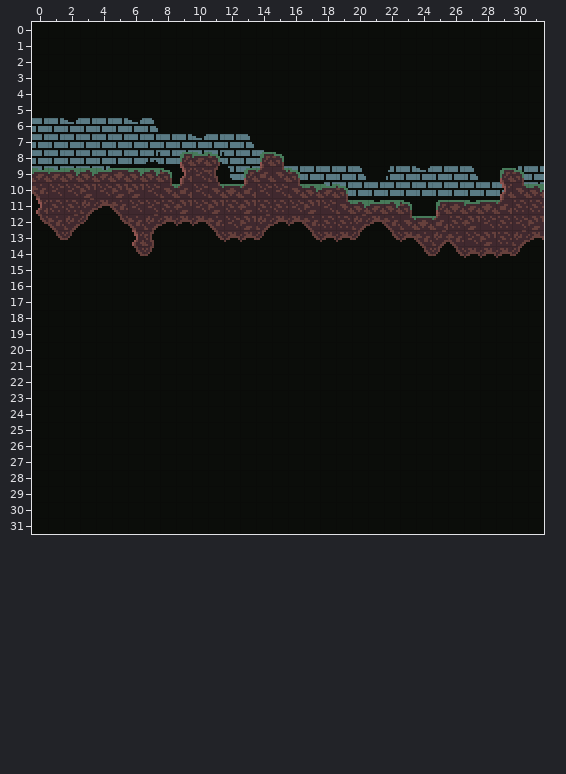
One commit to this Tiled map: maps/levels/level1.tmx. This is how it looked before the edit.
Cells are 8x8 px. Shown: x 0..31, y 0..31.
After:
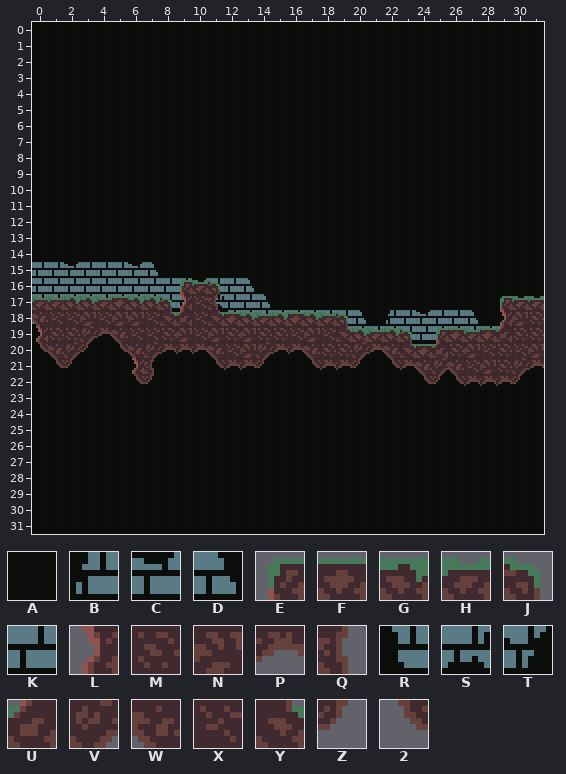
Key: from "bg": A 0, B 1, C 2, D 3, E 4, F 5, G 6, H 7, J 8, K 34, L 36, M 37, N 38, P 39, Q 40, R 65, S 66, T 67, U 68, V 69, W 70, X 71, Y 72, Z 101, 2 102.
_ is an empty cell, # one hidden under a higher layer.
Tiles replaced or removed in this view: 2, A, B, C, D, E, F, G, H, J, K, L, M, N, P, Q, R, S, T, U, V, W, X, Y, Z.
The edit:
Changed rows in their new state; . is an unchanged cell.
Layer "bg":
first column x 0:
 6 AAAAAAAA........................
 7 AAAAAAAAAAAAAA..................
 8 AAAAAAAAAAAAAAA.................
 9 AAAAA.......AAAAAAAAA.AAAAAA..AA
10 ..................AAAAAAAAAAAAAA
first column x 0:
15 KKCKKKCD........................
16 KKKKKKKKKKCKKD..................
17 KKKKKKKSKK#SKKD.................
18 K####.......RKKKKKKKD.BKCKKD..##
19 ..................#KKKKKKKKKKK##
Layer "ground":
first column x 0:
 8 .........___..__................
 9 ____________.____............__.
10 ____________________.........___
11 ________________________._______
12 ____.___________________________
13 .__...__...____..____.__________
14 ......__................_______.
16 .........EHJ....................
17 HHGGHFGGJLXQ.................EHH
18 WXXNXNNXYUXYFGHGFGHJ.........LNM
19 LMMVPWXXMNXNMNMMXNXYGHGJ.EFHFUMM
20 2WVZ.2WVPPPWXNVPPWMMVPWYFUMNXMXN
21 .2Z...LQ...2PPZ..2PPZ.2PWVWXNMVP
22 ......2Z................2Z2PPPZ.
Changed places in both pictures, as pixel boxes (x1, y1, x2, y2):
changed: (32, 118, 544, 386)
